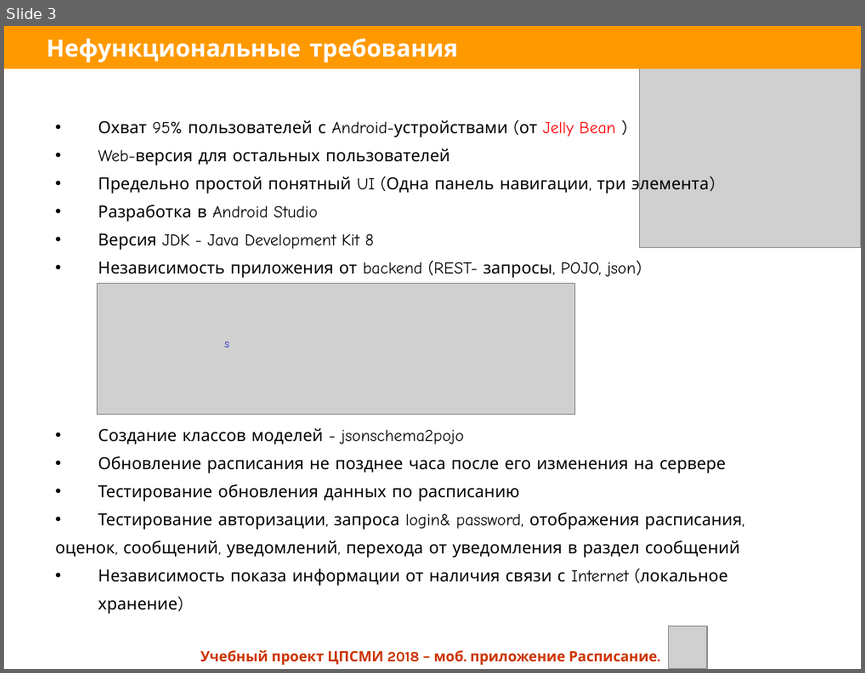
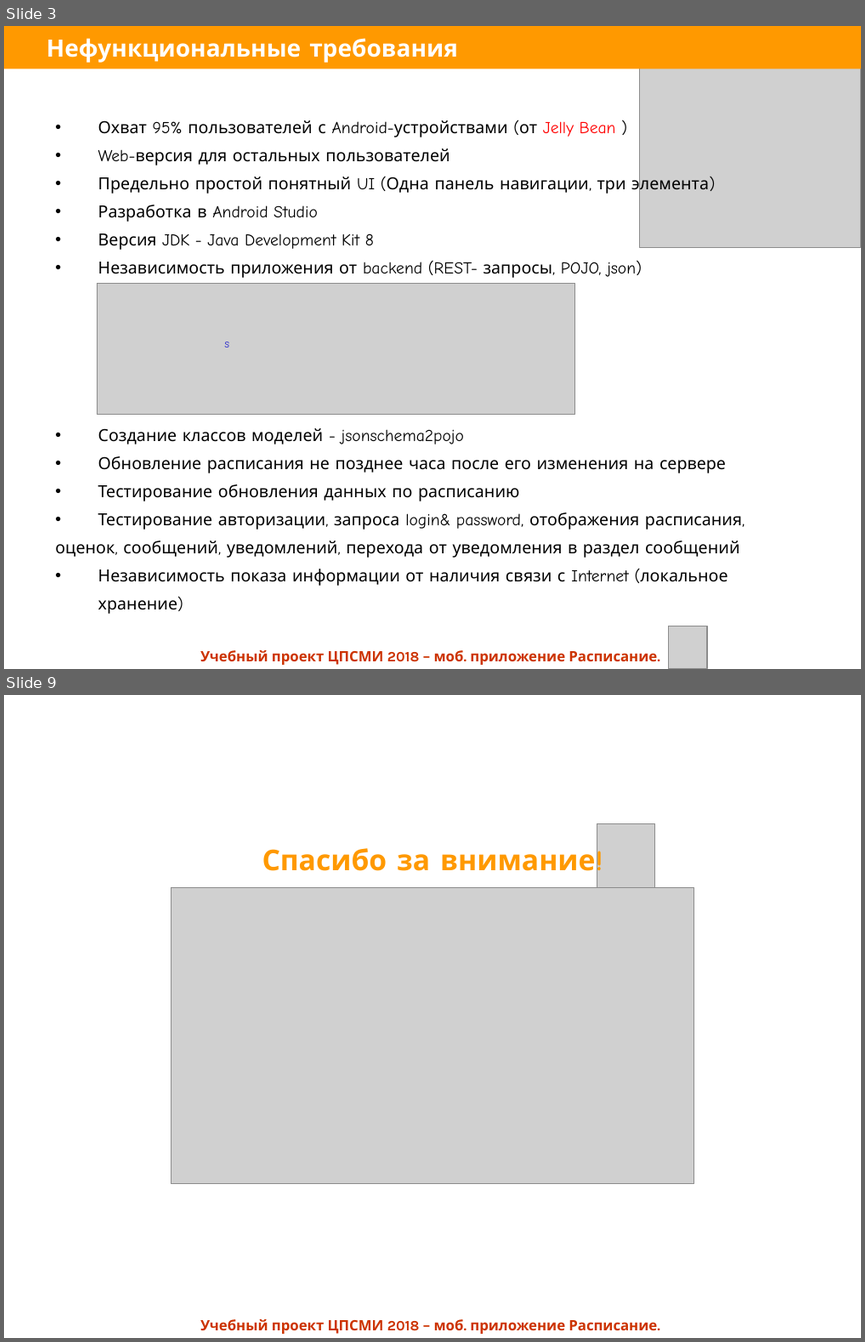
Before and after one commit to elena-roshchina/schedule-cpsmi, a slide deck: Itinerary2.ppt. Shown one above the other, each under a label of ours: slide 3 before the commit, slides 3 and 9 after it; the slides between them are not shown. The pictures are 865x673 and 865x1342 pixels, drawn with LibreOffice and Linux fonts; fonts in the diff are those of the drawing; grey boxes stand for pictures. Boxes give left, top, right and bottom in pixels: in the first picture for what was removed or moved away, otherwise in the second. Text is boxed around its words. In the diff, an @@ line names an element or a change of style, - is before the commit and + after.

```diff
--- a/Itinerary2.ppt
+++ b/Itinerary2.ppt
@@ slide 9 added at (x1=4, y1=695, x2=861, y2=1338), background #FFFFFF @@
@@ picture added at (x1=597, y1=823, x2=655, y2=888) @@
@@ title added at (x1=262, y1=848, x2=595, y2=871), 24 pt, text #FF9900, bold @@
+Спасибо за внимание!
@@ picture added at (x1=171, y1=888, x2=693, y2=1184) @@
@@ text added at (x1=200, y1=1319, x2=657, y2=1333), 12 pt, text #CC3300, bold @@
+Учебный проект ЦПСМИ 2018 – моб. приложение Расписание.
```
Also in this commit, not shown: 3 slides changed, 3 other slides added, 5 slides removed.
